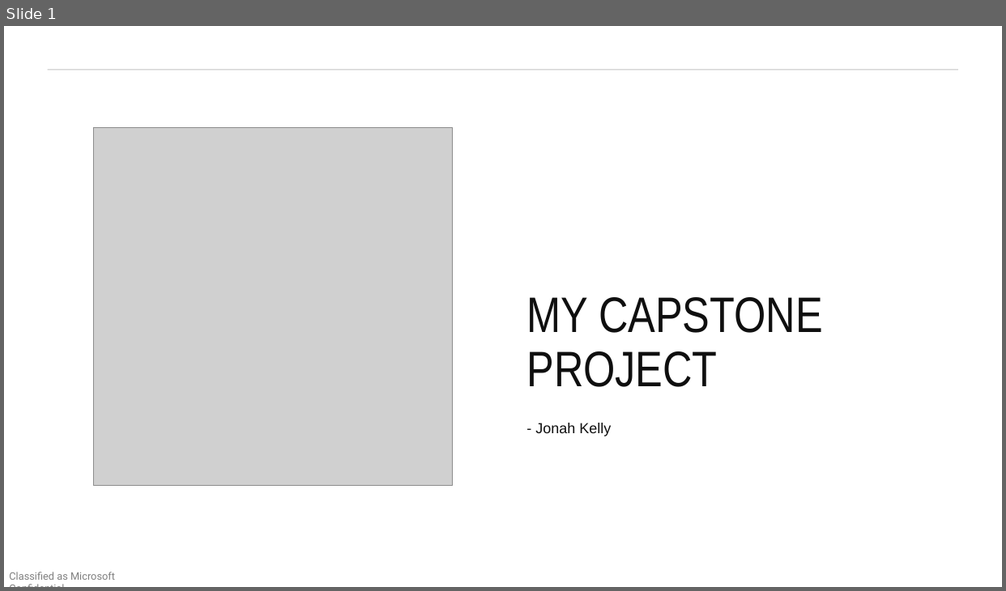
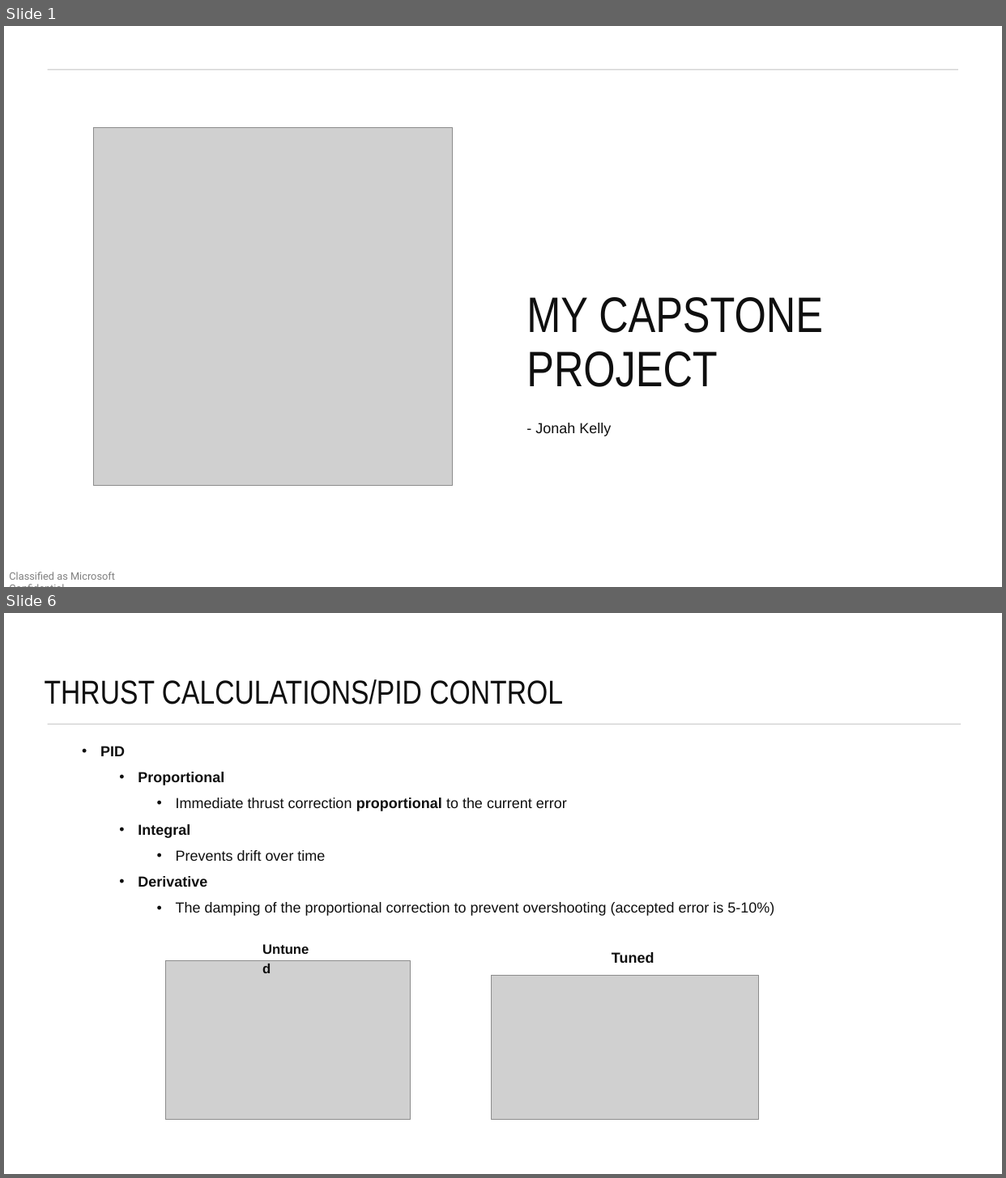
Before and after one commit to jonahk012/CapstoneProject, a slide deck: CapstonePresentation.pptx. Shown one above the other, each under a label of ours: slide 1 before the commit, slides 1 and 6 after it; the slides between them are not shown. The pictures are 1006x591 and 1006x1178 pixels, drawn with LibreOffice and Linux fonts; fonts in the diff are those of the drawing; grey boxes stand for pictures. Boxes give left, top, right and bottom in pixels: in the first picture for what was removed or moved away, otherwise in the second. Text is boxed around its words. In the diff, an @@ line names an element or a change of style, - is before the commit and + after.

```diff
--- a/CapstonePresentation.pptx
+++ b/CapstonePresentation.pptx
@@ slide 6 added at (4, 613, 1002, 1174), background #FFFFFF @@
@@ title added at (44, 679, 563, 705), 32 pt, text #0F0F0F @@
+THRUST CALCULATIONS/PID CONTROL
@@ line added from (48, 724) to (961, 724), #0F0F0F 0.75 pt @@
@@ text added at (100, 746, 774, 916), 14 pt, text #0F0F0F @@
+  • PID
+    • Proportional
+      • Immediate thrust correction proportional to the current error
+    • Integral
+      • Prevents drift over time
+    • Derivative
+      • The damping of the proportional correction to prevent overshooting (accepted error is 5-10%)
@@ text added at (217, 934, 320, 960), 12.9 pt, text #0F0F0F, bold @@
+  Untuned
@@ text added at (612, 952, 654, 963), 14 pt, text #0F0F0F, bold @@
+  Tuned
@@ picture added at (166, 961, 411, 1120) @@
@@ picture added at (492, 975, 759, 1119) @@
```
Also in this commit, not shown: 1 slide changed, 4 other slides added, 2 slides removed, 15 other files.
